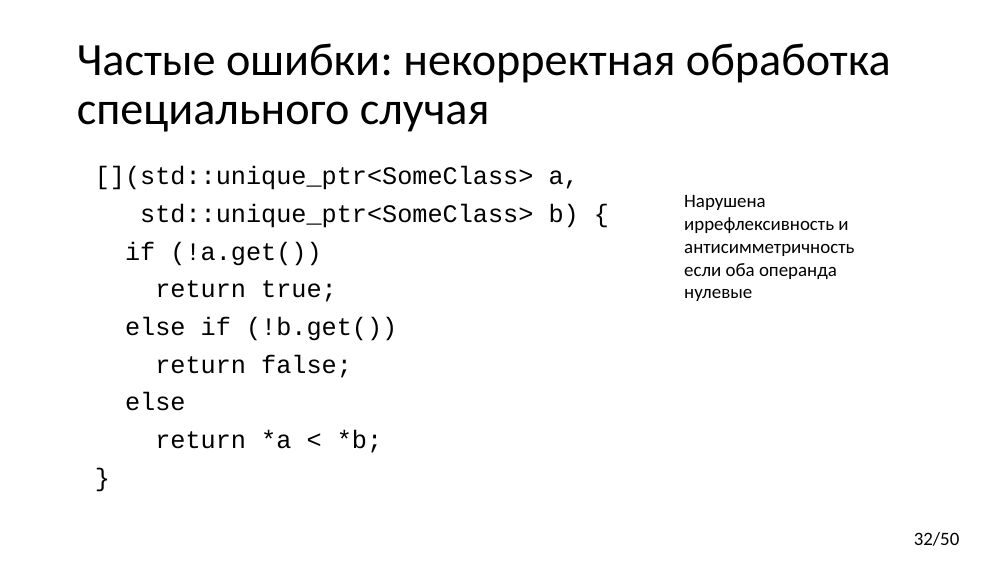
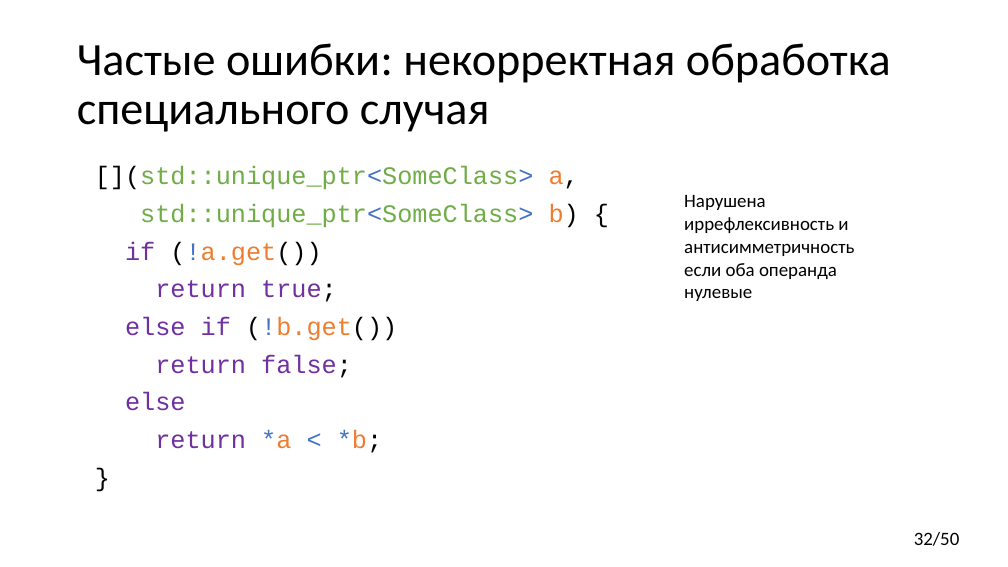
Before and after one commit to yugr/CppRussia, a slide deck: slide 32 of 2023/RU.pptx. Drawn at 1008x567 pixels with LibreOffice and Linux fonts; fonts in the diff are those of the drawing. Boxes give left, top, right and bottom in pixels: in the first picture for what was removed or moved away, otherwise in the second. Text is boxed around its words. In the diff, an @@ line names an element or a change of style, - is before the commit and + after.

Commit message:
Format code examples.

```diff
--- a/2023/RU.pptx
+++ b/2023/RU.pptx
@@ text at bbox=[95, 166, 579, 453]: text colour #000000 to #70AD47 in "[](std::unique_ptr<SomeClass>", "std::unique_ptr<SomeClass>"; text colour #000000 to #4472C4 in "[](std::unique_ptr<SomeClass>", "std::unique_ptr<SomeClass>", "(!a.get())", "(!b.get())" and 1 more places; text colour #000000 to #ED7D31 in "a,", "b)", "(!a.get())", "(!b.get())" and 1 more places; text colour #000000 to #7030A0 in "if", "return true;", "else if", "return false;" and 2 more places @@
```
Also in this commit, not shown: 22 other slides changed.
